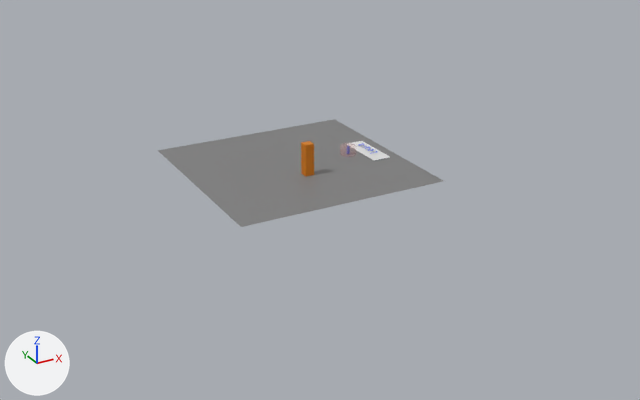
What one commit did to the Blender file examples/bevy_gltf_blueprints/multiple_levels/assets/advanced.blend.
Camera for both pictures: a 50 mm lens placed at (-82.3, -161.1, 70.9), pointed at (2.2, -7.4, -5.9). Lighting does not change. The marker at lower left points along +X, +Y and +Z.

The first picture shows 'Ground.001', 'LevelTransition.002', 'Pillar', 'Player.002'.
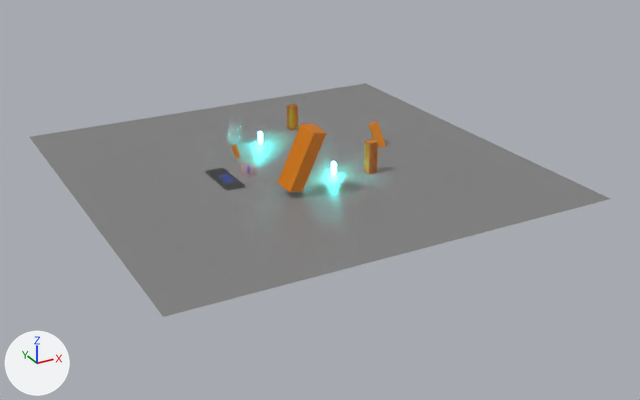
Boxes [x1, y1, x2, y2] around the edits, measured in the pictures (640 x 400 px):
'Ground.001', rescaled (103% wider, 116% taller)
    before: [158, 119, 443, 227]
    after: [30, 83, 610, 317]
'Pillar.056', added
    after: [277, 124, 327, 192]
'LevelTransition', added
    after: [204, 168, 246, 191]
'Pillar', deleted
    before: [301, 141, 314, 176]
'Pillar.002', added
    after: [364, 139, 378, 174]
'LevelTransition.002', deleted
    before: [352, 141, 390, 160]
'Pillar.004', added
    after: [227, 118, 241, 145]
'Pillar.003', added
    after: [287, 104, 298, 130]
'Player', now drawn
    after: [240, 162, 258, 177]
'Pillar.001', added
    after: [368, 121, 386, 147]
'Player.002', no longer drawn
    before: [340, 143, 357, 157]
'Pillar.005', added
    after: [231, 144, 240, 158]
'Health_Pickup.001', added
    after: [331, 161, 336, 174]
'Health_Pickup.002', added
    after: [258, 132, 263, 144]

Edits to the bpy script that builds the scene:
```text
Change me_roundcube_005:
    where me_roundcube_005.from_pydata(...)  # 114 vertices, 112 faces; spans x -0.5..0.5, y -0.5..0.5, z -1.5..1.5
    remove me_roundcube_005.materials.append(mat_env_blue_001)  # blue #0555e7
    add me_roundcube_005.materials.append(mat_env_blue)  # blue #0555e7
Change me_roundcube_006:
    where me_roundcube_006.from_pydata(...)  # 114 vertices, 112 faces; spans x -0.35..0.35, y -0.35..0.35, z -1.04..1.04
    remove me_roundcube_006.materials.append(mat_collider_material_001)  # white #e7d1d4
    add me_roundcube_006.materials.append(mat_collider_material)  # white #e7d1d4
Change txt_text:
    txt_text.body: 'Leave' -> 'Exit'
Change col_leveltransition:
    add col_leveltransition.objects.link(ob_leveltransition_collider)
Add col_health_pickup:
    col_health_pickup = bpy.data.collections.new('Health_Pickup')
    col_health_pickup.objects.link(ob_health_pickup_geometry)
    col_health_pickup.objects.link(ob_health_pickup_components)
Change ob_ground_001:
    ob_ground_001.scale: (0.464, 0.464, 0.232) -> (0.935, 0.935, 0.468)
Remove ob_pillar:
    ob_pillar = bpy.data.objects.new('Pillar', None)
Remove ob_leveltransition_002:
    ob_leveltransition_002 = bpy.data.objects.new('LevelTransition.002', None)
Add ob_leveltransition_collider:
    ob_leveltransition_collider = bpy.data.objects.new('LevelTransition_collider', me_plane_006.copy())  # the mesh of ob_plane_004
    ob_leveltransition_collider.location = (-0.052, -0.0637, 0.0124)
Add ob_health_pickup_components:
    ob_health_pickup_components = bpy.data.objects.new('Health_Pickup_components', None)
    ob_health_pickup_components.location = (0.0, 0.0, 0.0)
Add ob_health_pickup_geometry:
    ob_health_pickup_geometry = bpy.data.objects.new('Health_Pickup_geometry', me_roundcube)  # 34 vertices, 32 faces; spans x -0.5..0.5, y -0.5..0.5, z -1.5..1.5; in mat_glowy (green #a6e78e)
    ob_health_pickup_geometry.location = (0.0, 0.0, 0.0)
Add ob_leveltransition:
    ob_leveltransition = bpy.data.objects.new('LevelTransition', None)
    ob_leveltransition.location = (-16.6, 0.0, 0.1)
    ob_leveltransition.rotation_euler = (0.0, 0.0, 1.571)  # degrees (0, 0, 90)
    ob_leveltransition.instance_type = 'COLLECTION'
    ob_leveltransition.instance_collection = col_leveltransition
Add ob_pillar_056:
    ob_pillar_056 = bpy.data.objects.new('Pillar.056', None)
    ob_pillar_056.location = (-8.2, -13.8, 1.6)
    ob_pillar_056.rotation_euler = (0.279, 0.245, -5.952)  # degrees (16, 14, -341)
    ob_pillar_056.scale = (1.91, 1.91, 1.91)
    ob_pillar_056.instance_type = 'COLLECTION'
    ob_pillar_056.instance_collection = col_pillar
Add ob_pillar_005:
    ob_pillar_005 = bpy.data.objects.new('Pillar.005', None)
    ob_pillar_005.location = (-8.7, 10.4, -0.6)
    ob_pillar_005.rotation_euler = (-0.186, -0.298, -6.536)  # degrees (-11, -17, 346)
    ob_pillar_005.scale = (0.508, 0.508, 0.508)
    ob_pillar_005.instance_type = 'COLLECTION'
    ob_pillar_005.instance_collection = col_pillar
Add ob_pillar_004:
    ob_pillar_004 = bpy.data.objects.new('Pillar.004', None)
    ob_pillar_004.location = (-6.3, 19.3, -1.2)
    ob_pillar_004.rotation_euler = (0.131, 0.0823, 0.119)  # degrees (7.5, 4.7, 6.8)
    ob_pillar_004.instance_type = 'COLLECTION'
    ob_pillar_004.instance_collection = col_pillar
Add ob_pillar_003:
    ob_pillar_003 = bpy.data.objects.new('Pillar.003', None)
    ob_pillar_003.location = (10.7, 21.8, -1.2)
    ob_pillar_003.instance_type = 'COLLECTION'
    ob_pillar_003.instance_collection = col_pillar
Add ob_health_pickup_002:
    ob_health_pickup_002 = bpy.data.objects.new('Health_Pickup.002', None)
    ob_health_pickup_002.location = (-1.2, 14.7, 1.9)
    ob_health_pickup_002.instance_type = 'COLLECTION'
    ob_health_pickup_002.instance_collection = col_health_pickup
Add ob_health_pickup_001:
    ob_health_pickup_001 = bpy.data.objects.new('Health_Pickup.001', None)
    ob_health_pickup_001.location = (4.7, -9.0, 1.6)
    ob_health_pickup_001.instance_type = 'COLLECTION'
    ob_health_pickup_001.instance_collection = col_health_pickup
Add ob_pillar_002:
    ob_pillar_002 = bpy.data.objects.new('Pillar.002', None)
    ob_pillar_002.location = (12.4, -11.4, 0.0)
    ob_pillar_002.instance_type = 'COLLECTION'
    ob_pillar_002.instance_collection = col_pillar
Add ob_pillar_001:
    ob_pillar_001 = bpy.data.objects.new('Pillar.001', None)
    ob_pillar_001.location = (23.4, 1.2, -1.4)
    ob_pillar_001.rotation_euler = (-0.305, -0.287, -0.268)  # degrees (-17, -16, -15)
    ob_pillar_001.instance_type = 'COLLECTION'
    ob_pillar_001.instance_collection = col_pillar
```
